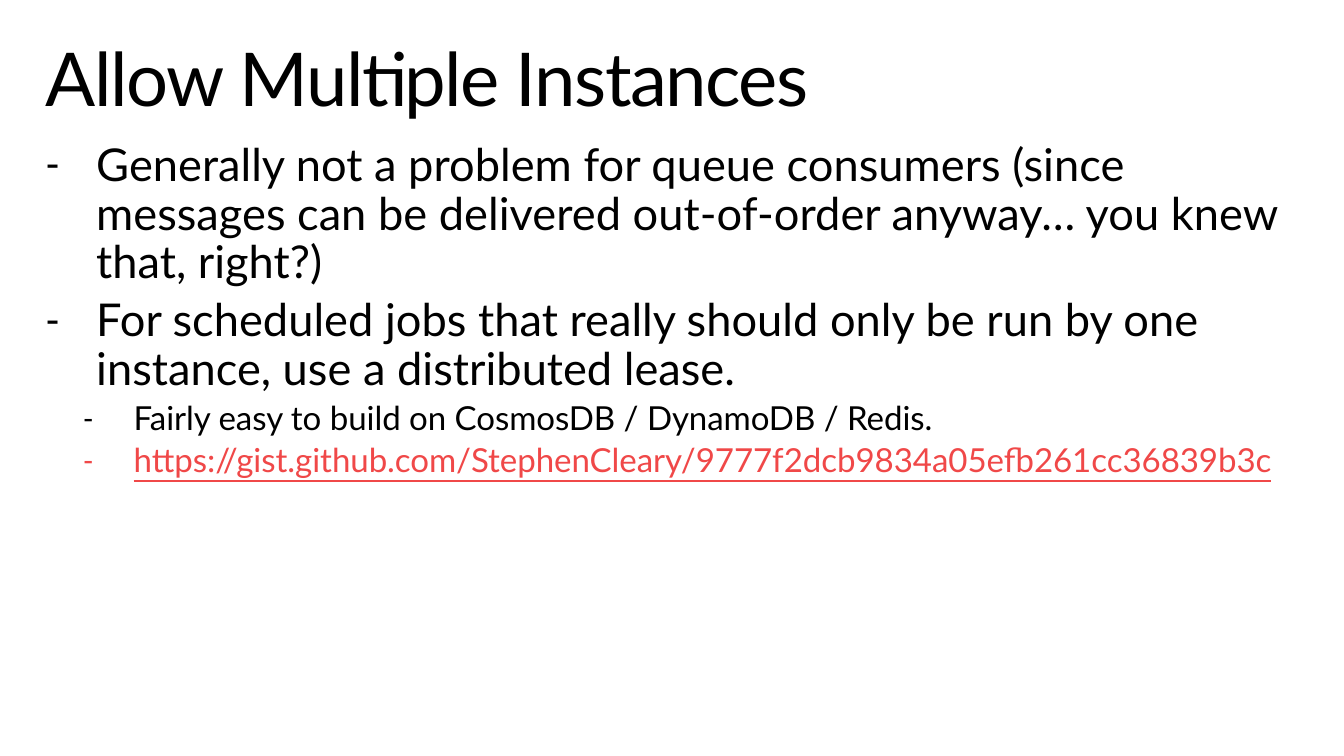
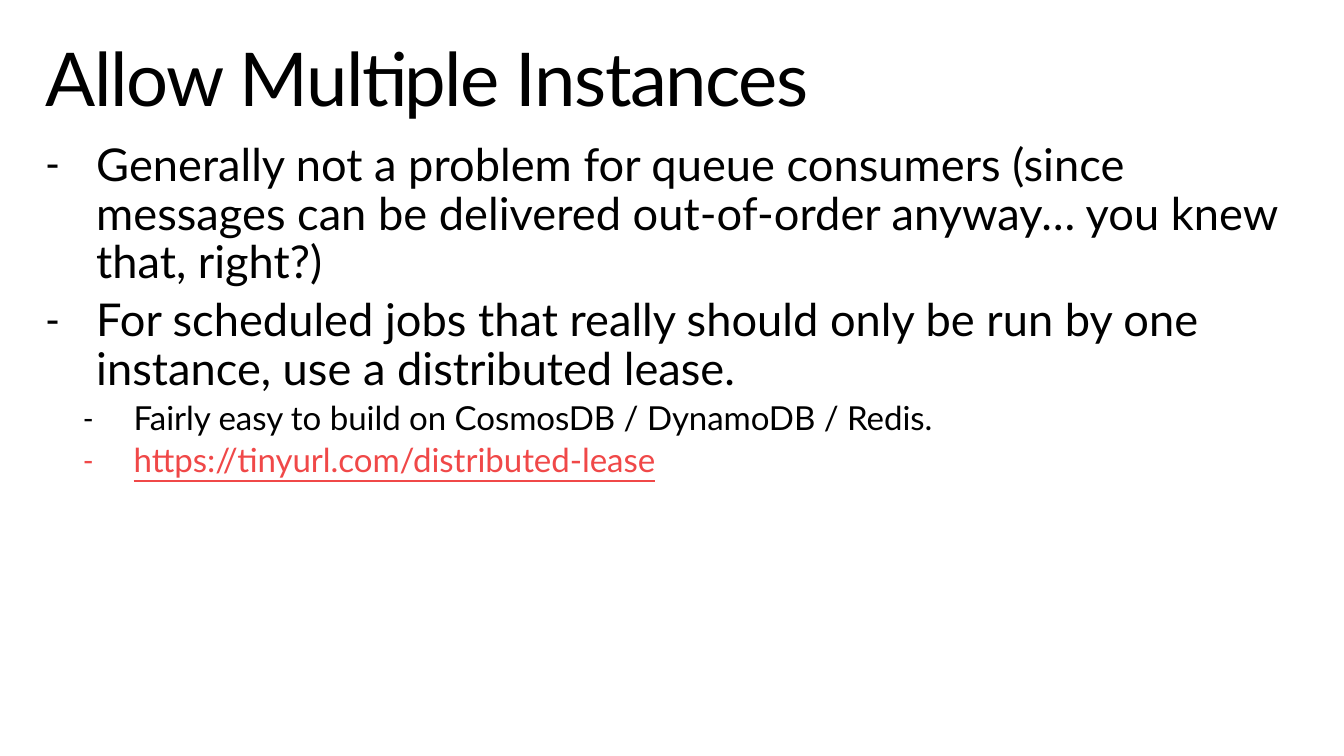
Before and after one commit to StephenCleary/Presentations, a slide deck: slide 22 of BackgroundServices/Background Services.pptx (slide 21 before the commit). Drawn at 1344x756 pixels with LibreOffice and Linux fonts; fonts in the diff are those of the drawing; background and template pictures are left out. Boxes give left, top, right and bottom in pixels: in the first picture for what was removed or moved away, otherwise in the second. Text is boxed around its words. In the diff, an @@ line names an element or a change of style, - is before the commit and + after.

```diff
--- a/BackgroundServices/Background Services.pptx
+++ b/BackgroundServices/Background Services.pptx
@@ text at [134, 447, 656, 478]: text changed @@
-  – https://gist.github.com/StephenCleary/9777f2dcb9834a05efb261cc36839b3c
+  – https://tinyurl.com/distributed-lease
```
Also in this commit, not shown: 11 other slides changed, 1 slide added, 2 other files.
